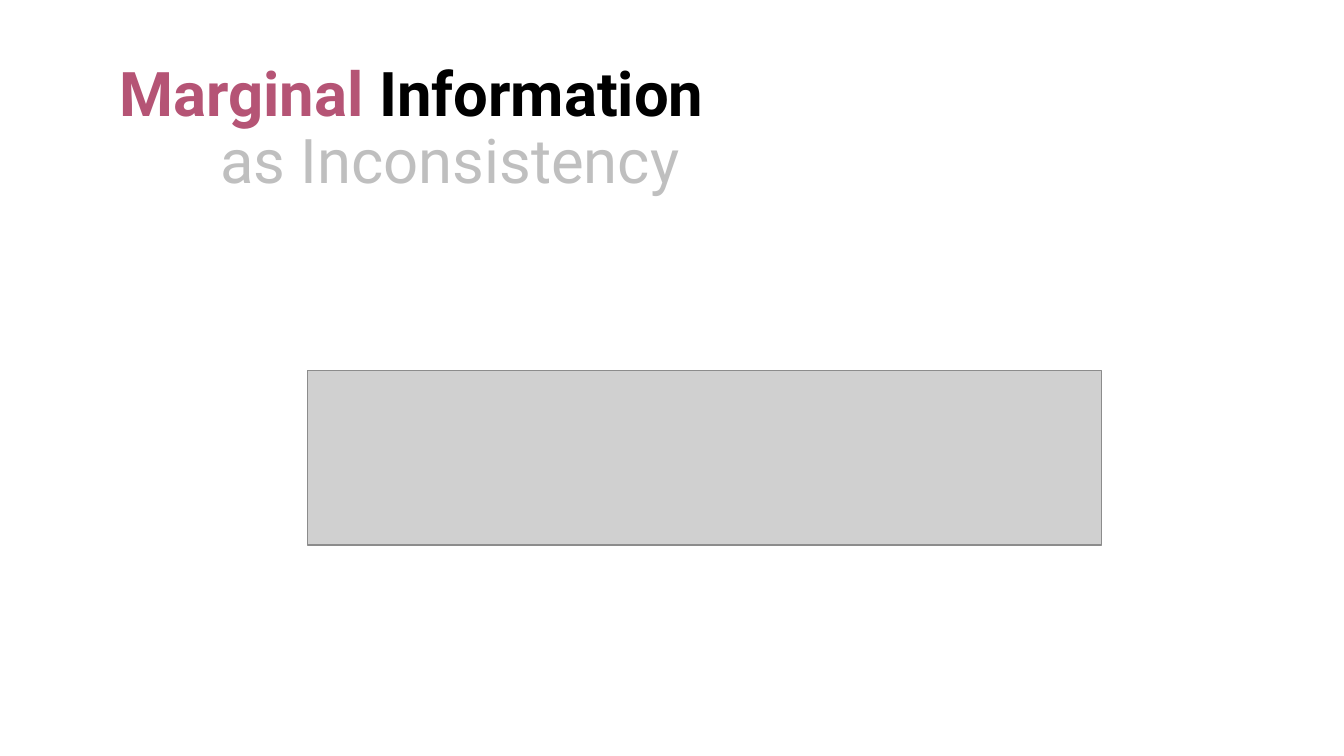
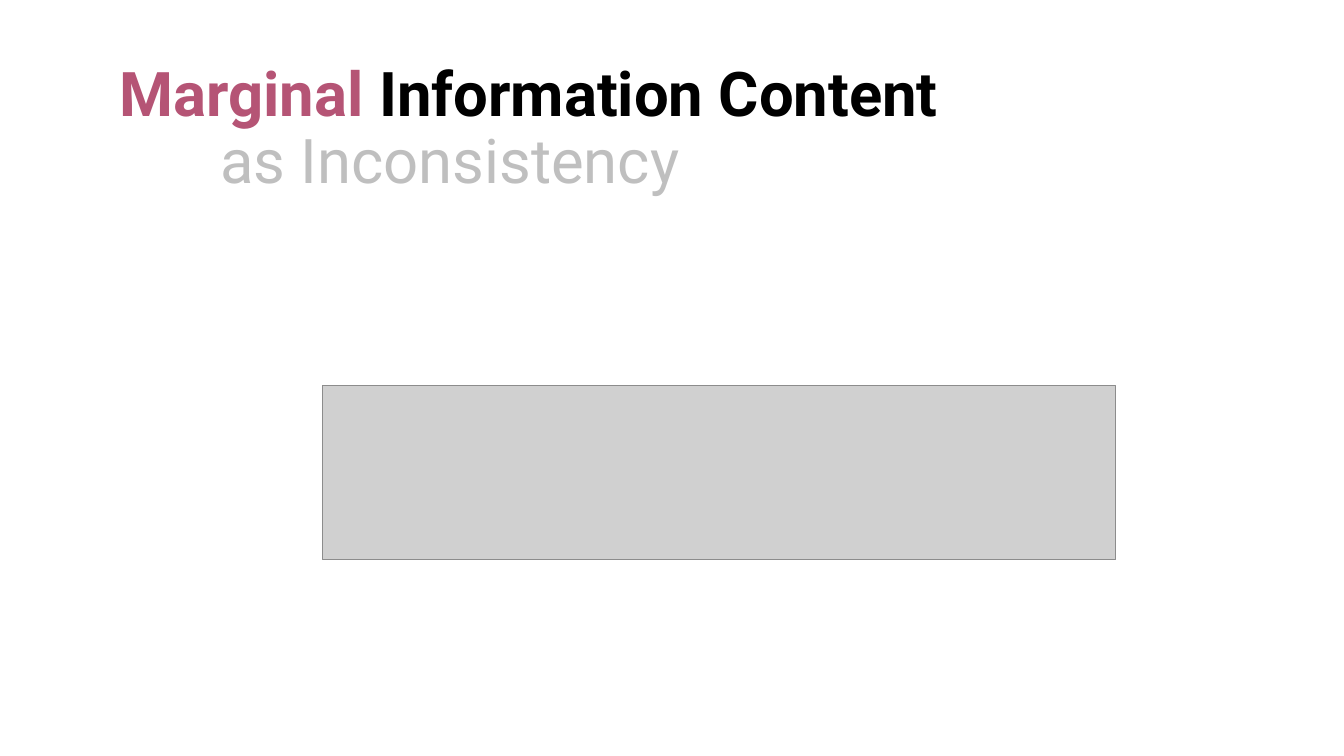
Before and after one commit to orichardson/pdg-expts, a slide deck: slide 9 of present/AISTATS-2022/one-true-loss.pptx. Drawn at 1344x756 pixels with LibreOffice and Linux fonts; fonts in the diff are those of the drawing; grey boxes stand for pictures. Boxes give left, top, right and bottom in pixels: in the first picture for what was removed or moved away, otherwise in the second. Text is boxed around its words. In the diff, an @@ line names an element or a change of style, - is before the commit and + after.

```diff
--- a/present/AISTATS-2022/one-true-loss.pptx
+++ b/present/AISTATS-2022/one-true-loss.pptx
@@ text at (119,69,938,196): text changed; text colour #BFBFBF to #000000 @@
-Marginal Information
-as Inconsistency
+Marginal Information Content
+as Inconsistency
@@ picture: place and size @@
-picture at (308,371,1101,545)
+picture at (323,385,1116,560)
```
Also in this commit, not shown: 2 other slides changed.
